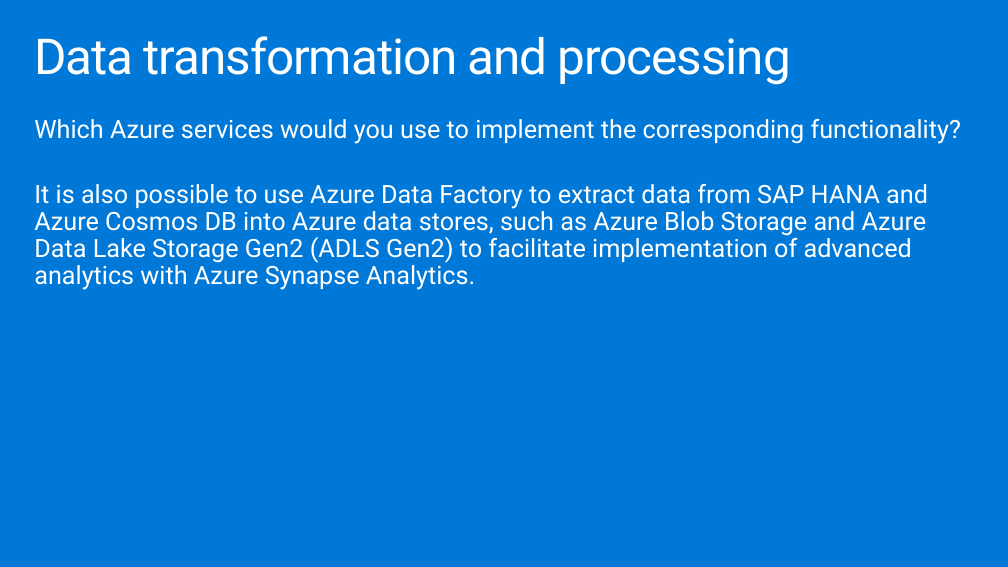
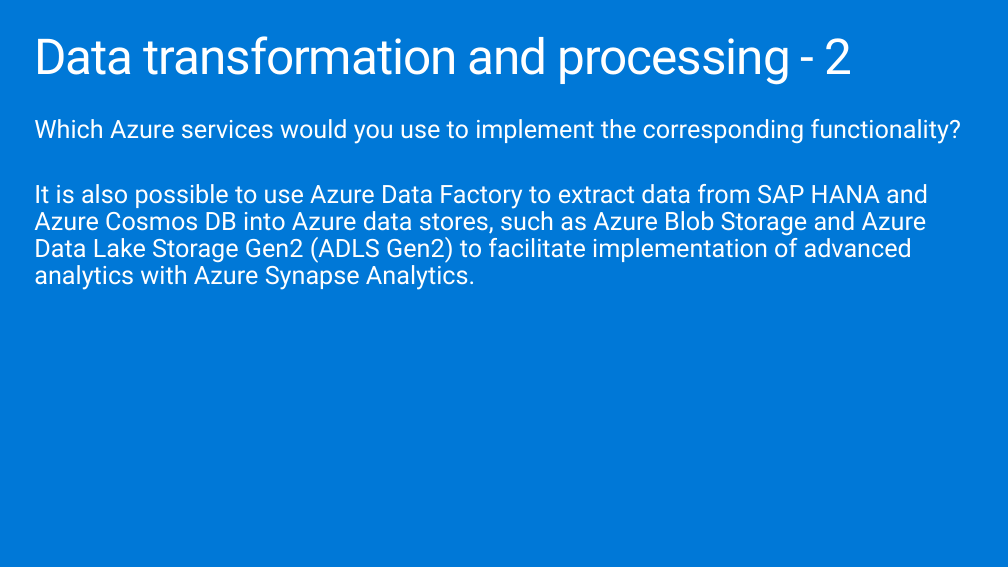
Before and after one commit to technofocus-pte/SAP-plus-extend-and-innovate-with-Data-and-AI, a slide deck: slide 21 of Whiteboard design session/WDS trainer presentation - SAP plus extend and innovate with Data and AI.pptx. Drawn at 1008x567 pixels with LibreOffice and Linux fonts; fonts in the diff are those of the drawing. Boxes give left, top, right and bottom in pixels: in the first picture for what was removed or moved away, otherwise in the second. Text is boxed around its words. In the diff, an @@ line names an element or a change of style, - is before the commit and + after.

```diff
--- a/Whiteboard design session/WDS trainer presentation - SAP plus extend and innovate with Data and AI.pptx
+++ b/Whiteboard design session/WDS trainer presentation - SAP plus extend and innovate with Data and AI.pptx
@@ title at box(34, 36, 853, 85): text changed @@
-Data transformation and processing
+Data transformation and processing - 2
```
Also in this commit, not shown: 11 other slides changed, 18 other files.
